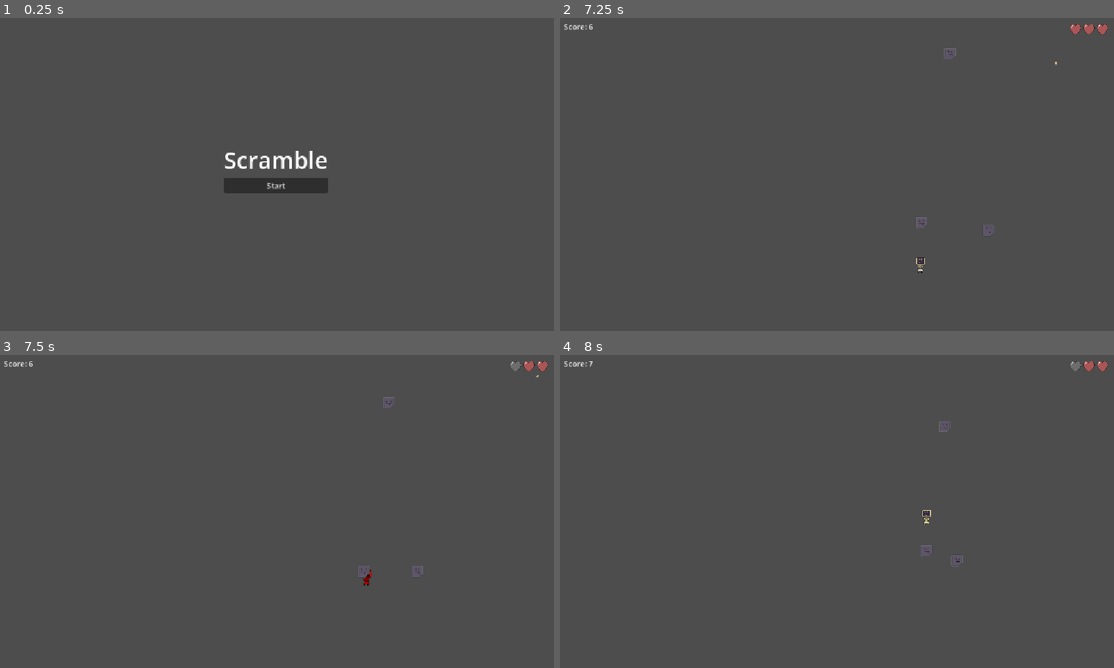
Above: before the commit, frames 1-4 (two rows, left to right).
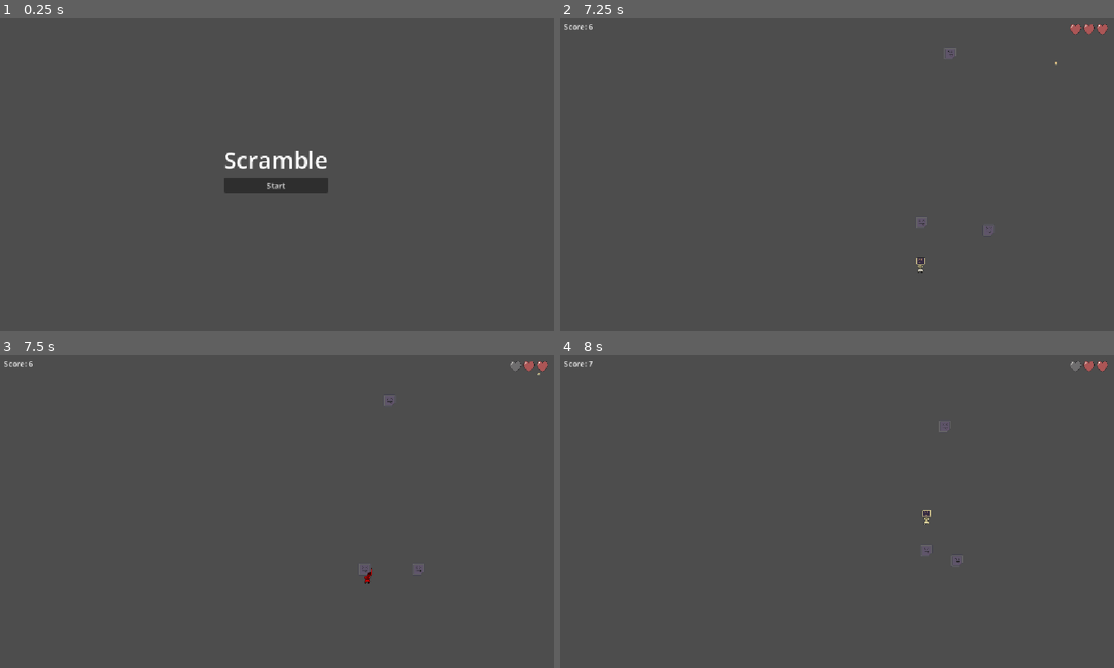
Above: after the commit, the same moments.

Repository: BrendonButler/scramble
Game: Godot game, scene res://menu.tscn
Two runs of this game, one before a commit and one after it. Both use one fixed random seed, a clock stepped at 60 frames per second and the inputs below.
Inputs (mouse positions are in pixels of both pictures, inside the frame that each line leads up to):
- Up to frame 1 (0.25 s): no input
- Up to frame 2 (7.25 s): click "Start" at 0.5 s; tap Enter (ui_accept) at 1.25, 1.52, 2.27, 3.77, 4.52, 5.27, 6.77 s; move the mouse to (958, 158) at 1.27 s; hold Right (ui_right) 1.28-2.03 s; click (958, 158) at 1.42 s; move the mouse to (726, 190) at 2.02 s; hold Down (ui_down) 2.03-2.78 s; move the mouse to (892, 105) at 2.77 s; hold Right (ui_right) 2.78-3.53 s; move the mouse to (809, 237) at 3.52 s; hold Up (ui_up) 3.53-4.28 s; click (809, 237) at 3.67 s; move the mouse to (1003, 221) at 4.27 s; hold Left (ui_left) 4.28-5.78 s; move the mouse to (670, 127) at 5.02 s; move the mouse to (864, 174) at 5.77 s; hold Down (ui_down) 5.78-6.53 s; click (864, 174) at 5.92 s; move the mouse to (753, 96) at 6.52 s; hold Right (ui_right) from 6.53 s (still down)
- Up to frame 3 (7.5 s): move the mouse to (398, 495) at 7.27 s; release Right (ui_right) at 7.28 s; hold Up (ui_up) from 7.28 s (still down)
- Up to frame 4 (8 s): keep holding Up (ui_up); tap Enter (ui_accept) at 7.52 s

Frames 1-2 are identical in both runs. In frame 3, less than 0.1% of the frame differs, in the area x 64-98%, y 5-74%; in frame 4, nothing differs.

Commit message:
add camera shake when taking damage

Diff:
--- a/main.gd
+++ b/main.gd
@@ -2,6 +2,7 @@
 
 @export var enemy_scene: PackedScene
 
+@onready var camera = $MainCam2D
 @onready var player = $Player
 @onready var enemy_spawner = $EnemySpawner
 @onready var pause_layer = $PauseLayer
@@ -9,11 +10,17 @@
 @onready var score_label = $HudLayer/ScoreLabel
 
 var score = 0
+var shake_intensity = 0.0
+var shake_duration = 0.0
 
 func game_over() -> void:
 	enemy_spawner.stop()
 	game_over_layer.show()
 	get_tree().paused = true
+
+func shake(duration: float, intensity: float) -> void:
+	shake_duration = duration
+	shake_intensity = intensity
 
 func _process(delta: float) -> void:
 	score += delta
@@ -22,7 +29,17 @@
 	var new_wait = max(0.5, 2.0 - (score * 0.02))
 	enemy_spawner.wait_time = new_wait
 
+	if shake_duration > 0:
+		shake_duration -= delta
+		camera.offset = Vector2(
+			randf_range(-shake_intensity, shake_intensity),
+			randf_range(-shake_intensity, shake_intensity)
+		)
+	else:
+		camera.offset = Vector2.ZERO
+
 func _ready() -> void:
+	camera.position = get_viewport_rect().size / 2
 	enemy_spawner.start()
 
 func _on_enemy_spawner_timeout() -> void:
--- a/main.tscn
+++ b/main.tscn
@@ -177,6 +177,8 @@
 layout_mode = 2
 text = "Main Menu"
 
+[node name="MainCam2D" type="Camera2D" parent="." unique_id=1595420463]
+
 [connection signal="timeout" from="EnemySpawner" to="." method="_on_enemy_spawner_timeout"]
 [connection signal="pressed" from="GameOverLayer/GameOverBackdrop/GameOverVBoxContainer/RetryButton" to="GameOverLayer" method="_on_retry_button_pressed"]
 [connection signal="pressed" from="GameOverLayer/GameOverBackdrop/GameOverVBoxContainer/MainMenuButton" to="GameOverLayer" method="_on_main_menu_button_pressed"]
--- a/player.gd
+++ b/player.gd
@@ -26,6 +26,7 @@
 	emit_signal("health_changed", health)
 	invincible = true
 
+	get_parent().shake(0.3, 5.0)
 	player_sprite.modulate = Color(1, 0, 0, 1)
 	await get_tree().create_timer(0.1).timeout
 	player_sprite.modulate = Color(1, 1, 1, 1)
